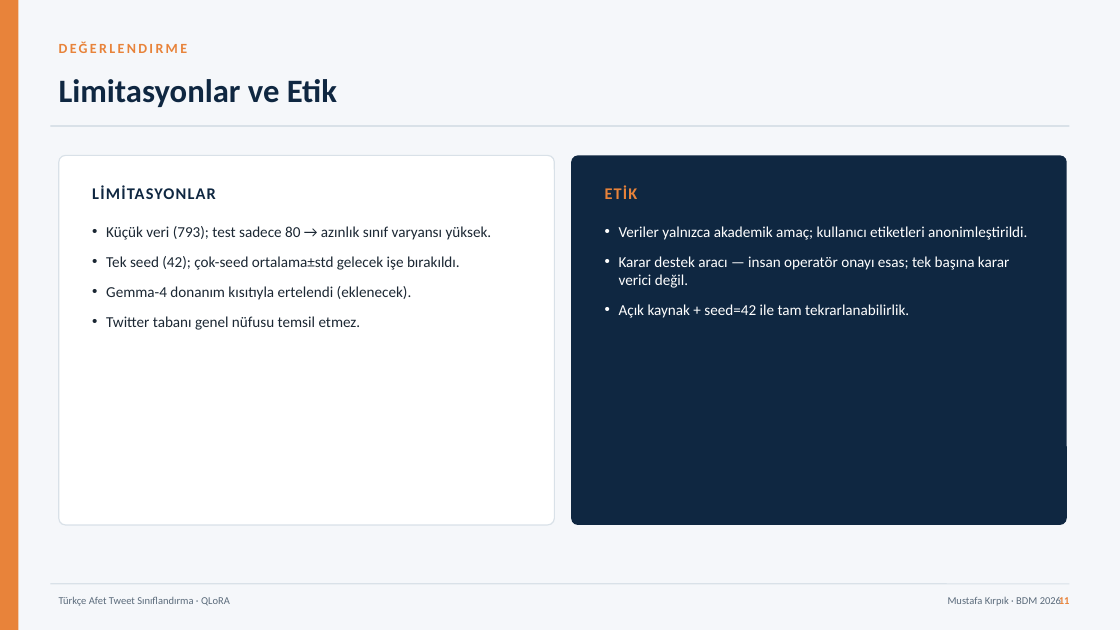
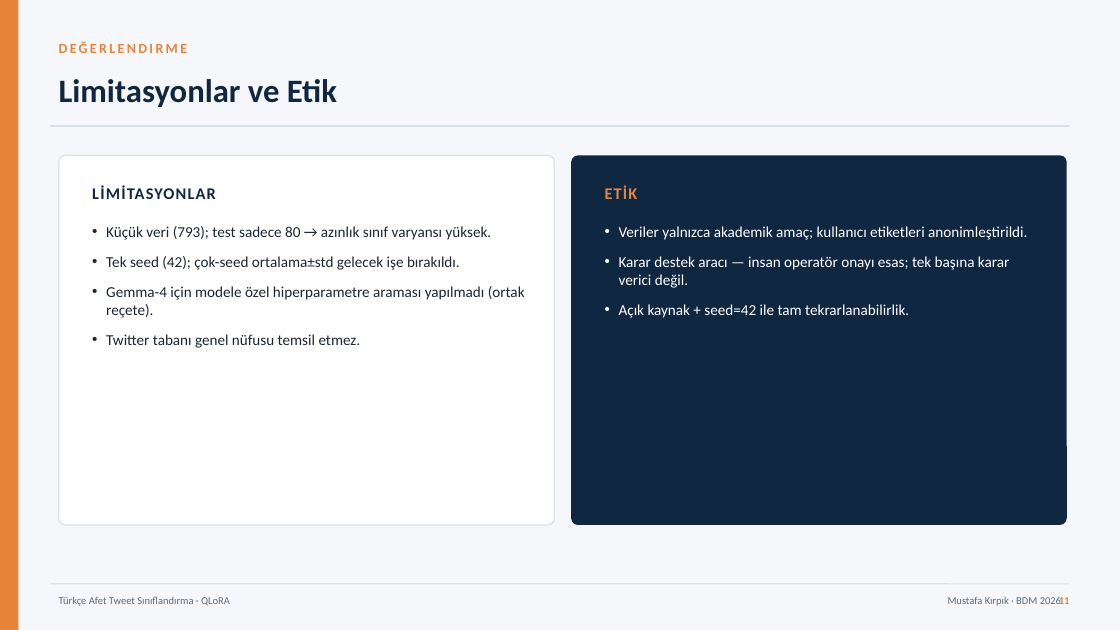
Before and after one commit to mustafakrpk/turkce_afet_qlora_repo, a slide deck: slide 11 of report/SunumFinal_Mustafa_Kirpik.pptx. Drawn at 1120x630 pixels with LibreOffice and Linux fonts; fonts in the diff are those of the drawing. Boxes give left, top, right and bottom in pixels: in the first picture for what was removed or moved away, otherwise in the second. Text is boxed around its words. In the diff, an @@ line names an element or a change of style, - is before the commit and + after.

```diff
--- a/report/SunumFinal_Mustafa_Kirpik.pptx
+++ b/report/SunumFinal_Mustafa_Kirpik.pptx
@@ text at <box>106,286,525,318</box>: text changed @@
-• Gemma-4 donanım kısıtıyla ertelendi (eklenecek).
+• Gemma-4 için modele özel hiperparametre araması yapılmadı (ortak reçete).
```
Also in this commit, not shown: 6 other slides changed, 12 other files.
